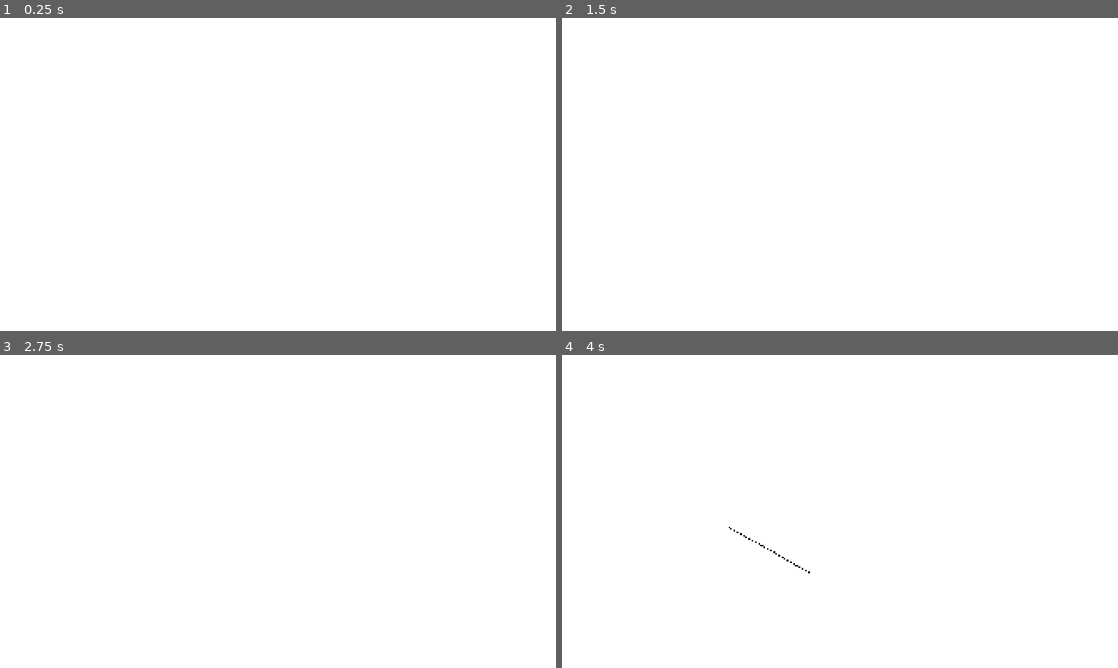
Above: before the commit, frames 1-4 (two rows, left to right).
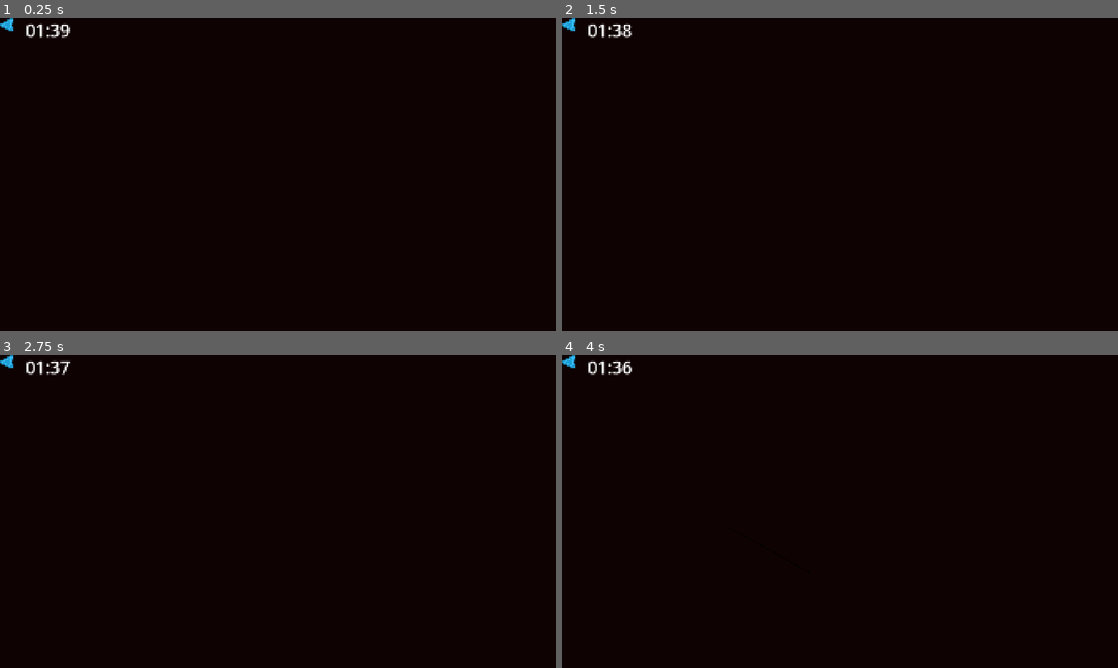
Above: after the commit, the same moments.

Repository: lovetocode/stylusTheft
Game: Godot game, scene res://tracing_canvas.tscn
Two runs of this game, one before a commit and one after it. Both use one fixed random seed, a clock stepped at 60 frames per second and the inputs below.
Inputs (mouse positions are in pixels of both pictures, inside the frame that each line leads up to):
- Up to frame 1 (0.25 s): no input
- Up to frame 2 (1.5 s): click (567, 30) at 0.52 s; click (567, 30) at 1.27 s
- Up to frame 3 (2.75 s): click (5, 367) at 2.02 s
- Up to frame 4 (4 s): tap Enter at 2.75 s; move the mouse to (962, 495) at 2.77 s; click (962, 495) at 2.92 s; tap Space at 3.5 s; drag from (728, 527) to (812, 574) at 3.52 s

The runs differ from the first frame. In frame 1, 100% of the frame differs, in the area x 0-100%, y 0-100%; in frame 2, 100%; in frame 3, 100%; in frame 4, 100%.
Error before the commit: Attempt to call function 'list_dir_begin' in base 'null instance' on a null instance. (res://Scripts/gallery_loader.gd:22)
Error after the commit: Attempt to call function 'list_dir_begin' in base 'null instance' on a null instance. (res://Scripts/gallery_loader.gd:27)

Commit message:
added tool bar fixed drawing offset issue

Diff:
--- a/stylus-theft/Scripts/draw_layer.gd
+++ b/stylus-theft/Scripts/draw_layer.gd
@@ -3,16 +3,19 @@
 # Each stroke is an array of Vector2 points.
 var strokes: Array = []
 var current_stroke: PackedVector2Array = PackedVector2Array()
+var bar_height: float = 0.0
 
 var brush_color: Color = Color.BLACK
 var brush_width: float = 3.0
 
 func _input(event: InputEvent) -> void:
 	if event is InputEventScreenTouch:
+		if event.position.y < bar_height:
+			return
 		if event.pressed:
 			# New stroke starts here.
 			current_stroke = PackedVector2Array()
-			current_stroke.append(event.position)
+			current_stroke.append(to_local(event.position))
 		else:
 			# Finger/stylus lifted - finalize this stroke.
 			if current_stroke.size() > 0:
@@ -21,8 +24,10 @@
 		queue_redraw()
 
 	elif event is InputEventScreenDrag:
+		if event.position.y < bar_height:
+			return
 		# Stylus is moving while touching the screen.
-		current_stroke.append(event.position)
+		current_stroke.append(to_local(event.position))
 		queue_redraw()
 
 func _draw() -> void:
--- a/stylus-theft/Scripts/gallery_loader.gd
+++ b/stylus-theft/Scripts/gallery_loader.gd
@@ -1,4 +1,6 @@
 extends Node2D
+
+
 
 # Called when the node enters the scene tree for the first time.
 func _ready() -> void:
@@ -6,6 +8,9 @@
 		OS.request_permissions()
 	scan_gallery()
 	load_next_gallery_image()
+
+
+
 
 var gallery_images: Array[String] = []
 var current_index: int = 0
--- a/stylus-theft/Scripts/tracing_canvas.gd
+++ b/stylus-theft/Scripts/tracing_canvas.gd
@@ -1,25 +1,44 @@
 extends Node2D
+
+@onready var label = $ToolBar/Label
+@onready var timer = $ImageTimer
+@onready var top_bar = $ToolBar
+@onready var reference = $reference
+@onready var draw_layer = $DrawLayer
 
 
 # Called when the node enters the scene tree for the first time.
 func _ready() -> void:
-	if OS.get_name() == "AndAndroid":
-		OS.request_permissions()
 	get_viewport().size_changed.connect(_on_viewport_resized)
 	_on_viewport_resized()
-
-var gallery_images: Array[String] = []
-var current_index: int = 0
-
-const GALLERY_PATHS := [
-	"/storage/emulated/0/Pictures",
-    "/storage/emulated/0/DCIM/Camera"
-]
-
-func scan_gallery():
-	pass
+	timer.wait_time = 100
+	timer.start()
+	setup_top_bar()
 
 func _on_viewport_resized():
 	var vp_size = get_viewport().get_visible_rect().size
 	$background.size = vp_size
 	$background.position = Vector2.ZERO
+
+func imageduration():
+	var minutes = floor(timer.time_left / 60)
+	var seconds = int(timer.time_left) % 60
+	return [minutes, seconds]
+
+func _process(delta: float) -> void:
+	label.text = "%02d:%02d" % imageduration()
+
+func setup_top_bar():
+
+	var viewport_height = get_viewport_rect().size.y
+	var bar_height = clamp(viewport_height * 0.08, 50, 100)
+
+	top_bar.position = Vector2(0,0)
+	top_bar.size.x = get_viewport_rect().size.x
+	top_bar.size.y = bar_height
+
+	reference.size.y -= bar_height
+	reference.position.y = bar_height
+
+	draw_layer.position.y = bar_height
+	draw_layer.bar_height = bar_height
--- a/stylus-theft/tracing_canvas.tscn
+++ b/stylus-theft/tracing_canvas.tscn
@@ -3,6 +3,7 @@
 [ext_resource type="Script" uid="uid://bk6def6op1q2i" path="res://Scripts/draw_layer.gd" id="1_n8lyf"]
 [ext_resource type="Script" uid="uid://cs1yfkhjvsacj" path="res://Scripts/tracing_canvas.gd" id="1_xrmd8"]
 [ext_resource type="Script" uid="uid://gomu63manvae" path="res://Scripts/gallery_loader.gd" id="3_bm03r"]
+[ext_resource type="Texture2D" uid="uid://bloruhijw0jgf" path="res://arrow_decorative_w_small.png" id="4_2hk4t"]
 
 [node name="TracingCanvas" type="Node2D" unique_id=756514409]
 script = ExtResource("1_xrmd8")
@@ -10,21 +11,37 @@
 [node name="background" type="ColorRect" parent="." unique_id=1788451266]
 offset_left = -62.0
 offset_top = -46.0
-offset_right = 1303.0
-offset_bottom = 770.0
+offset_right = 2055.0
+offset_bottom = 1092.0
+color = Color(0.059895813, 0.009826656, 0.009826656, 1)
 
 [node name="reference" type="TextureRect" parent="." unique_id=2049516489]
-offset_right = 1922.0
-offset_bottom = 1079.0
+offset_left = -3.0
+offset_top = 9.0
+offset_right = 1919.0
+offset_bottom = 1086.0
 
 [node name="DrawLayer" type="Node2D" parent="." unique_id=1747227409]
 script = ExtResource("1_n8lyf")
 
-[node name="Timer" type="Timer" parent="." unique_id=381395552]
-wait_time = 5.0
-autostart = true
+[node name="ImageTimer" type="Timer" parent="." unique_id=381395552]
+process_callback = 0
 
 [node name="GalleryLoader" type="Node2D" parent="." unique_id=1941855610]
 script = ExtResource("3_bm03r")
 
-[connection signal="timeout" from="Timer" to="GalleryLoader" method="_on_timer_timeout"]
+[node name="ToolBar" type="HBoxContainer" parent="." unique_id=533335717]
+offset_right = 40.0
+offset_bottom = 40.0
+theme_override_constants/separation = 40
+
+[node name="Undo" type="TextureButton" parent="ToolBar" unique_id=222437145]
+layout_mode = 2
+texture_normal = ExtResource("4_2hk4t")
+
+[node name="Label" type="Label" parent="ToolBar" unique_id=73304235]
+layout_mode = 2
+theme_override_font_sizes/font_size = 60
+text = "00:00"
+
+[connection signal="timeout" from="ImageTimer" to="GalleryLoader" method="_on_timer_timeout"]
Binary file added: stylus-theft/arrow_decorative_w_small.png
Not shown, added: stylus-theft/arrow_decorative_w_small.png.import
Binary file added: stylus-theft/icon_checkmark.png
Not shown, added: stylus-theft/icon_checkmark.png.import
Binary file added: stylus-theft/star.png
Not shown, added: stylus-theft/star.png.import
